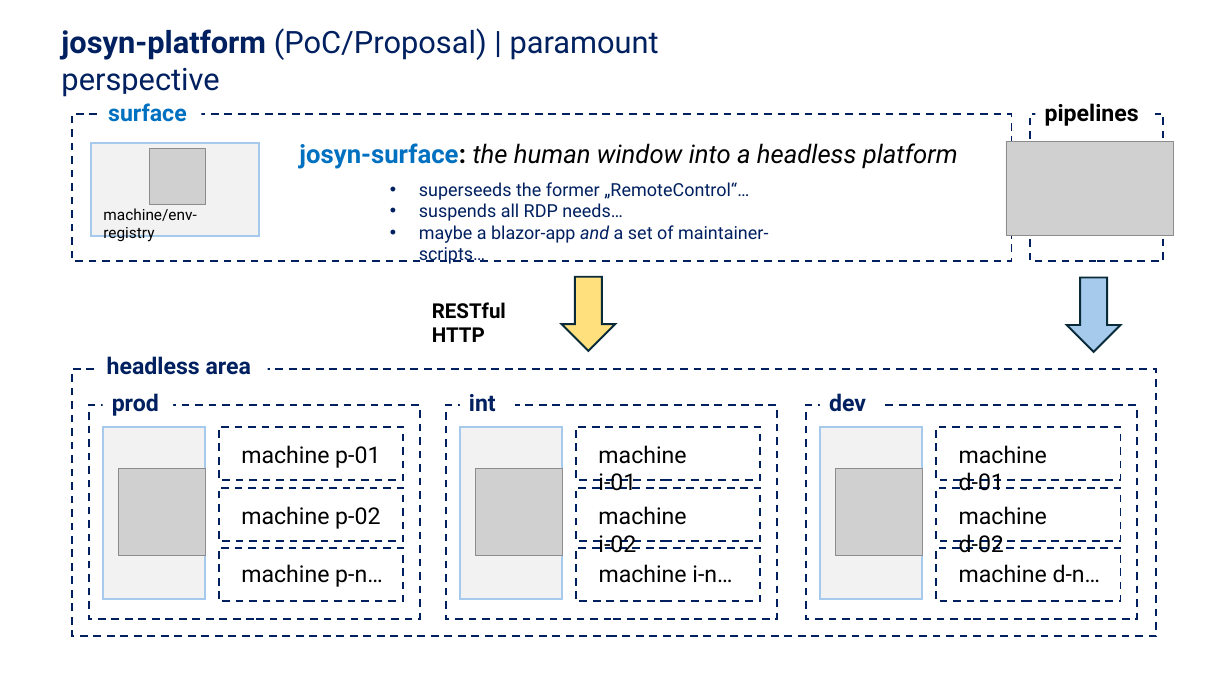
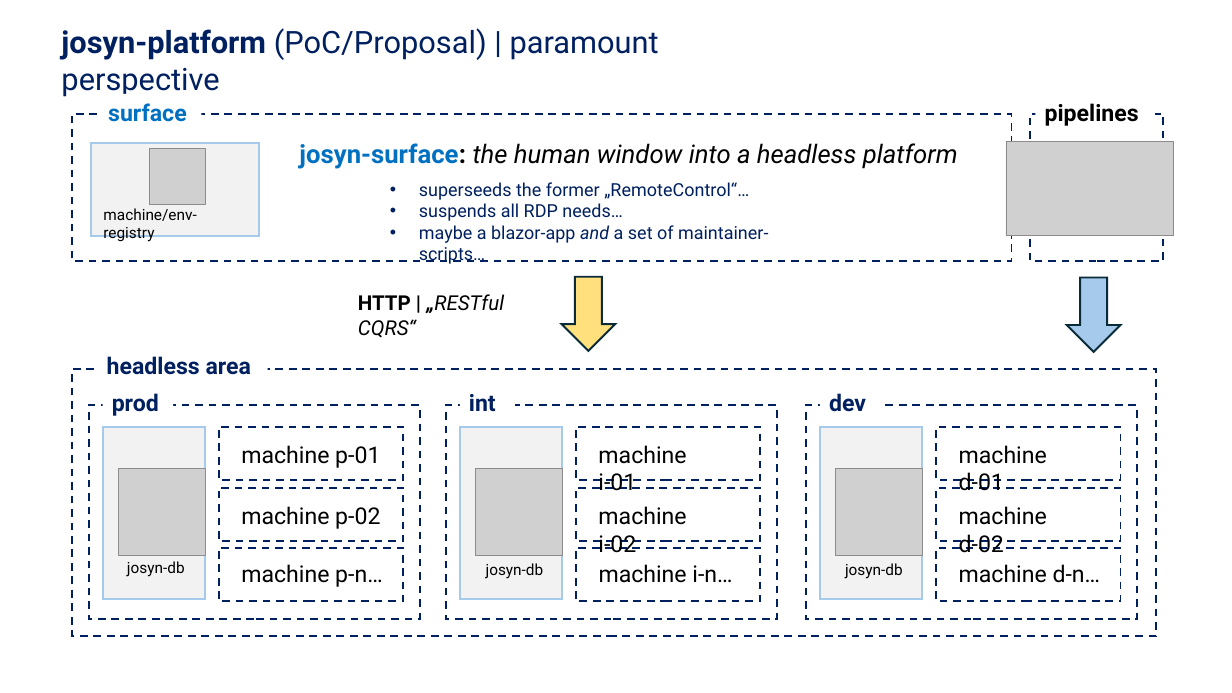
Before and after one commit to ckluth/josyn-platform, a slide deck: slide 9 of josyn-intro.pptx (slide 10 before the commit). Drawn at 1232x693 pixels with LibreOffice and Linux fonts; fonts in the diff are those of the drawing; grey boxes stand for pictures. Boxes give left, top, right and bottom in pixels: in the first picture for what was removed or moved away, otherwise in the second. Text is boxed around its words. In the diff, an @@ line names an element or a change of style, - is before the commit and + after.

```diff
--- a/josyn-intro.pptx
+++ b/josyn-intro.pptx
@@ text at [358,294,504,338]: text changed; bold off; italic on @@
-RESTful HTTP
+HTTP | „RESTful CQRS“
@@ text added at [127,561,185,577], 12 pt, text #000000 @@
+josyn-db
@@ text added at [486,563,544,579], 12 pt, text #000000 @@
+josyn-db
@@ text added at [845,563,903,579], 12 pt, text #000000 @@
+josyn-db
```
Also in this commit, not shown: 4 other files.
